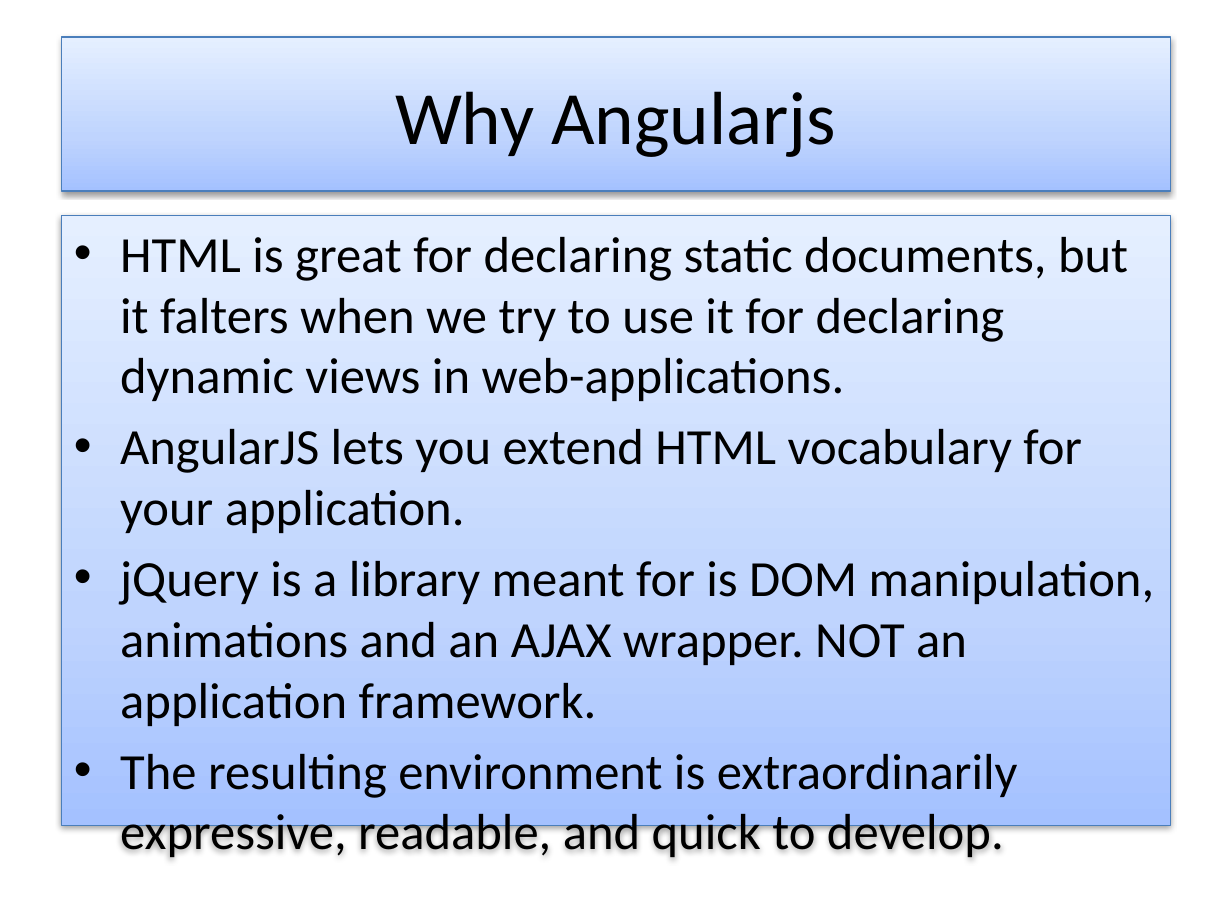
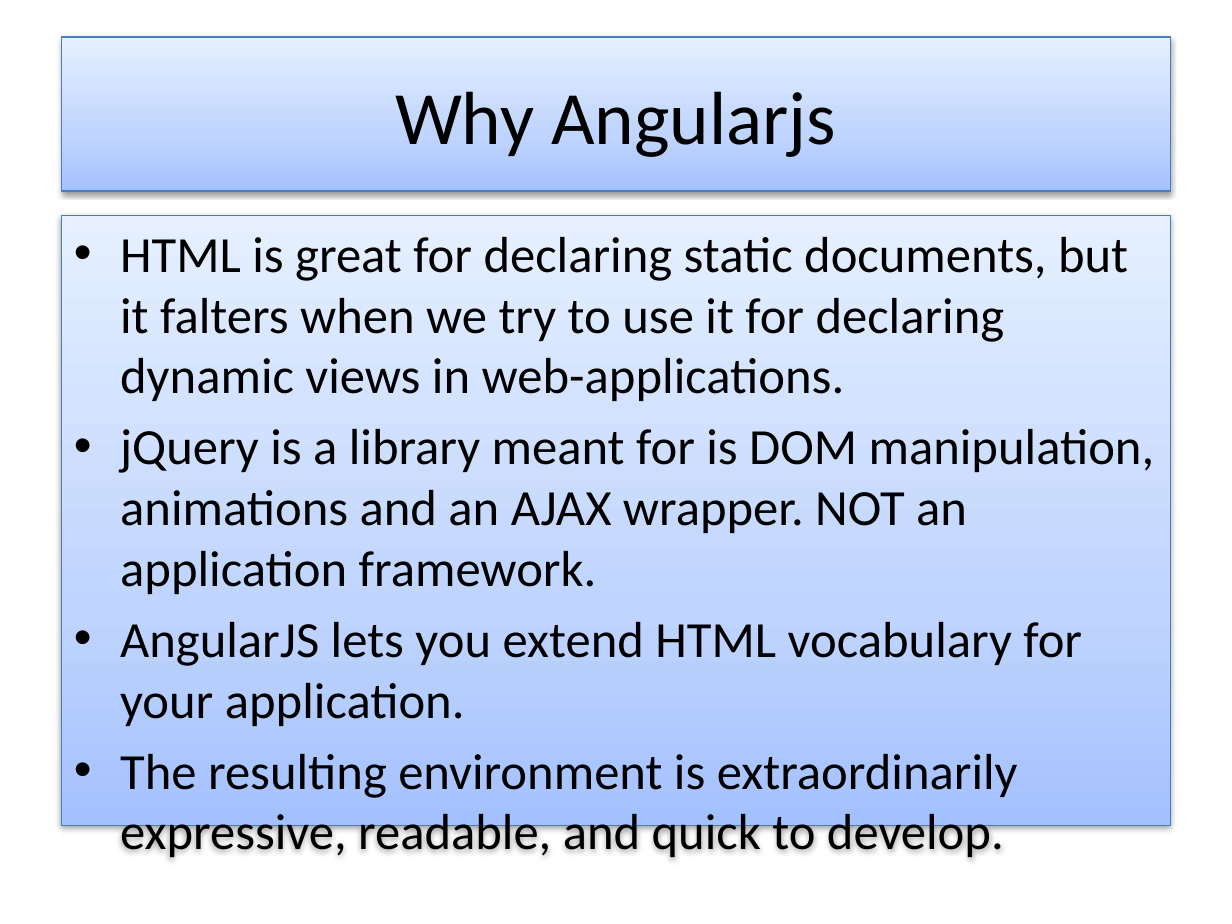
Before and after one commit to kirankasa/angularjs-samples, a slide deck: slide 3 of Introduction to Angularjs.pptx. Drawn at 1232x924 pixels with LibreOffice and Linux fonts; fonts in the diff are those of the drawing. Boxes give left, top, right and bottom in pixels: in the first picture for what was removed or moved away, otherwise in the second. Text is boxed around its words. In the diff, an @@ line names an element or a change of style, - is before the commit and + after.

Commit message:
updated ppt

```diff
--- a/Introduction to Angularjs.pptx
+++ b/Introduction to Angularjs.pptx
@@ text at box(120, 429, 1155, 594): paragraph added @@
+• jQuery is a library meant for is DOM manipulation, animations and an AJAX wrapper. NOT an application framework.
@@ text at box(120, 561, 1155, 726): paragraph removed @@
-• jQuery is a library meant for is DOM manipulation, animations and an AJAX wrapper. NOT an application framework.
```
Also in this commit, not shown: 2 other slides changed, 2 slides added.
